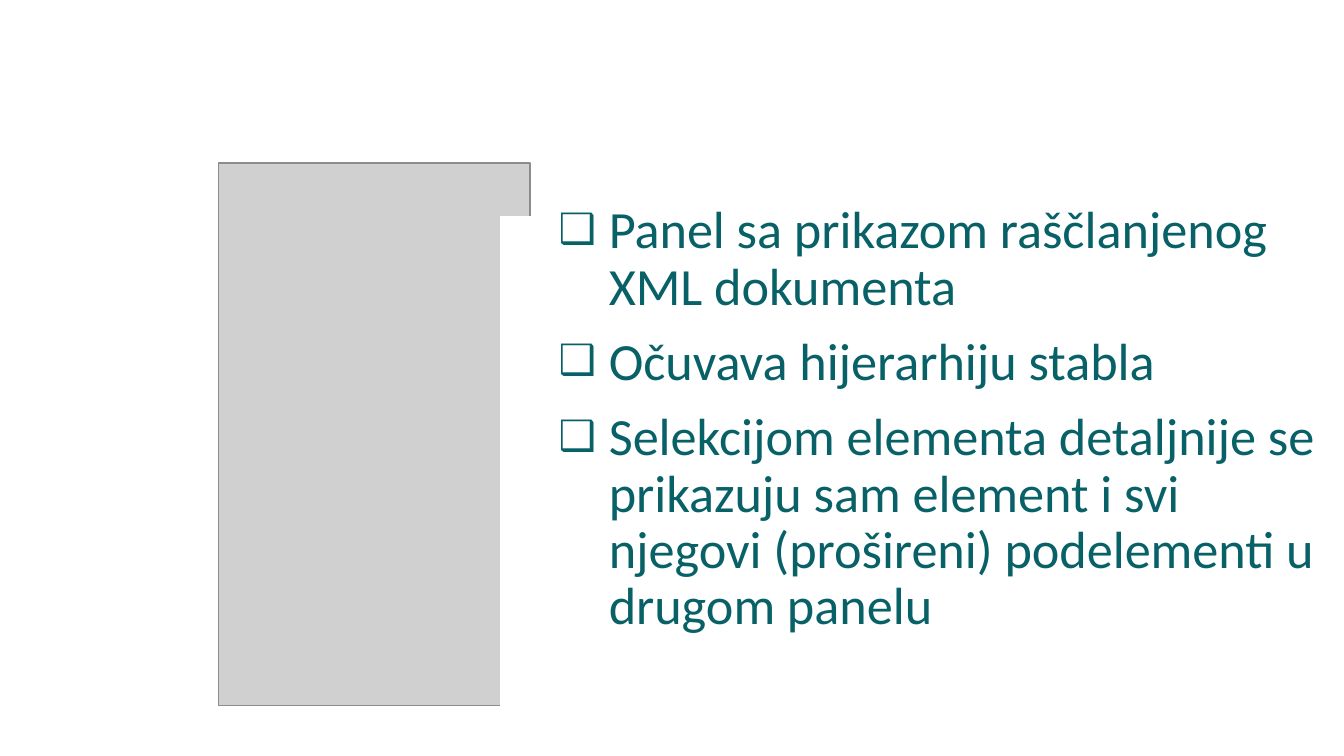
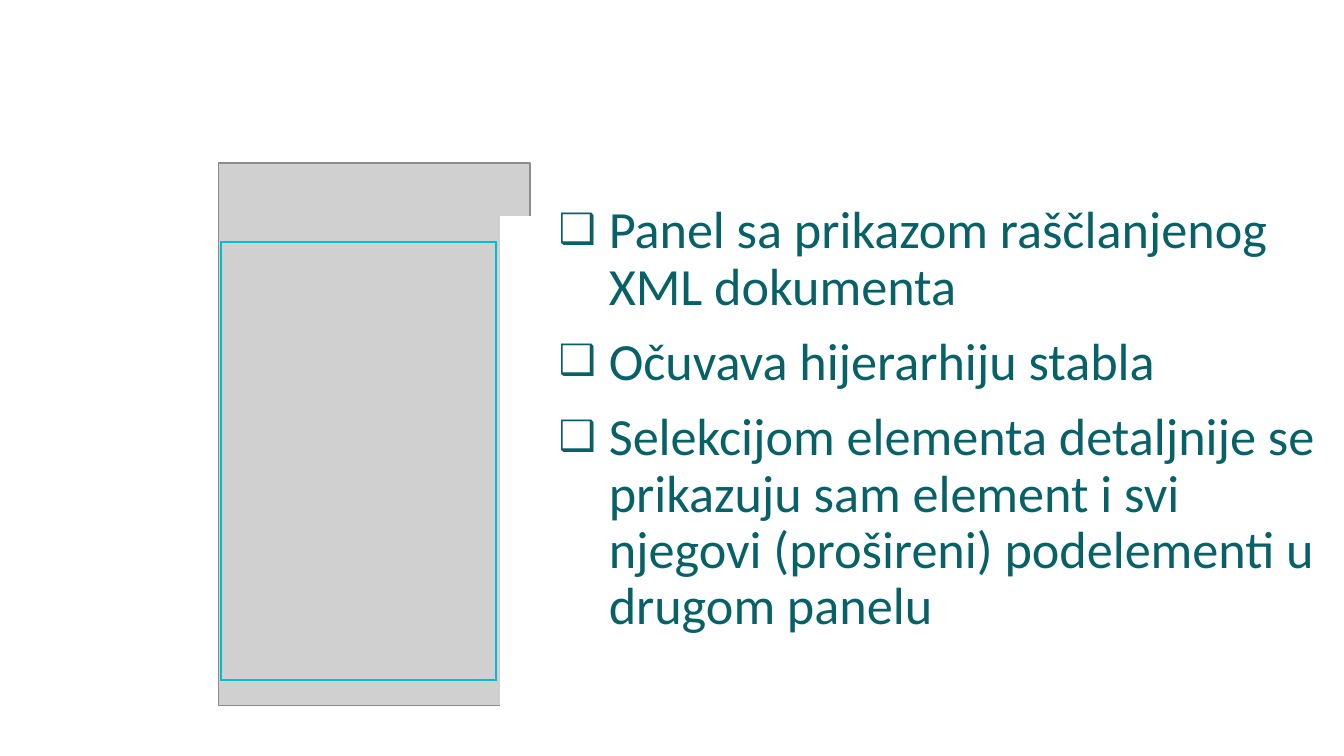
Before and after one commit to stojans/diplomski, a slide deck: slide 12 of Stefan_Stojanovic_Bsc_ppt.pptx. Drawn at 1344x756 pixels with LibreOffice and Linux fonts; fonts in the diff are those of the drawing; grey boxes stand for pictures; background and template pictures are left out. Boxes give left, top, right and bottom in pixels: in the first picture for what was removed or moved away, otherwise in the second. Text is boxed around its words. In the diff, an @@ line names an element or a change of style, - is before the commit and + after.

```diff
--- a/Stefan_Stojanovic_Bsc_ppt.pptx
+++ b/Stefan_Stojanovic_Bsc_ppt.pptx
@@ rectangle added at <box>220,242,496,680</box>, outline #00BCD4 1 pt @@
```
Also in this commit, not shown: 1 other slide changed, 1 slide added.
